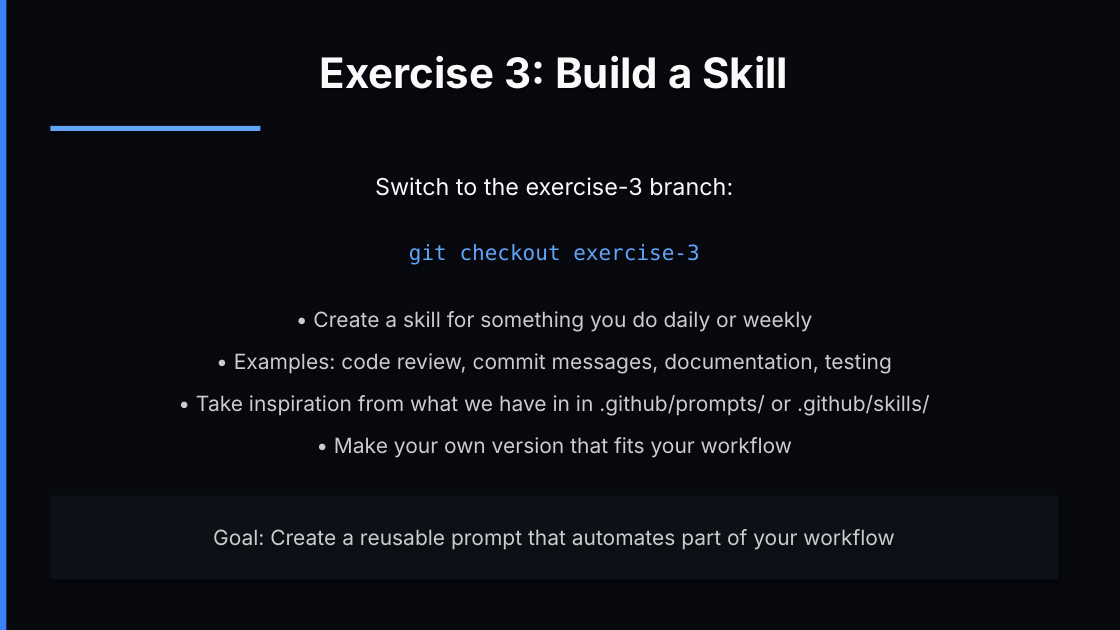
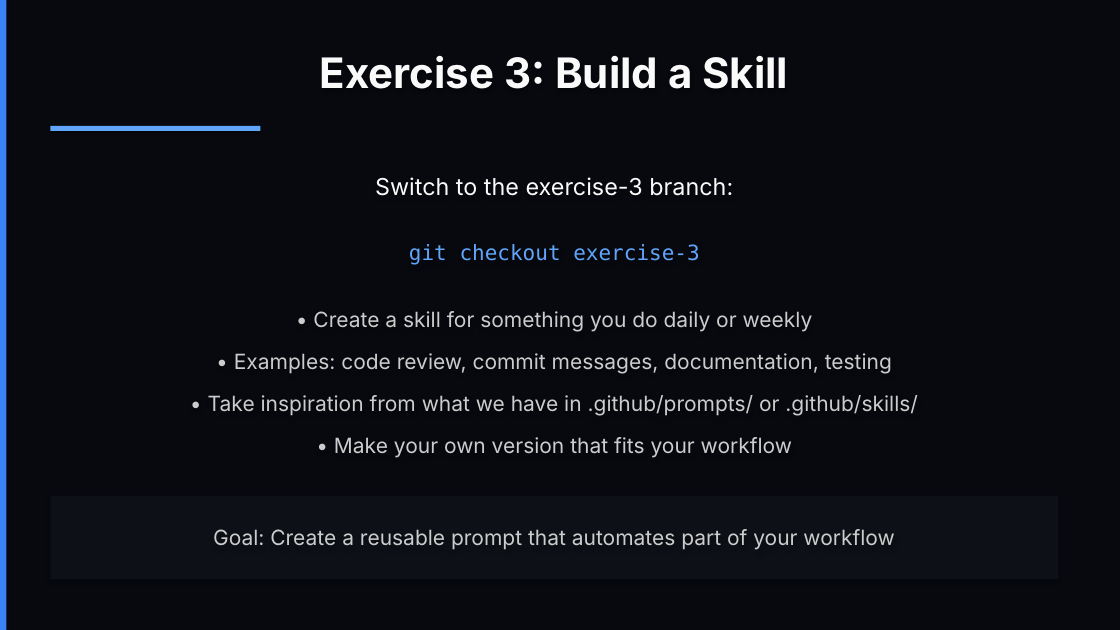
Before and after one commit to dynamous-business/cisco-workshop-resources, a slide deck: slide 33 of cisco-workshop-slides.pptx. Drawn at 1120x630 pixels with LibreOffice and Linux fonts; fonts in the diff are those of the drawing. Boxes give left, top, right and bottom in pixels: in the first picture for what was removed or moved away, otherwise in the second. Text is boxed around its words. In the diff, an @@ line names an element or a change of style, - is before the commit and + after.

```diff
--- a/cisco-workshop-slides.pptx
+++ b/cisco-workshop-slides.pptx
@@ text at (x1=208, y1=395, x2=918, y2=416): text changed @@
-• Take inspiration from what we have in in .github/prompts/ or .github/skills/
+• Take inspiration from what we have in .github/prompts/ or .github/skills/
```
Also in this commit, not shown: 4 other files.
